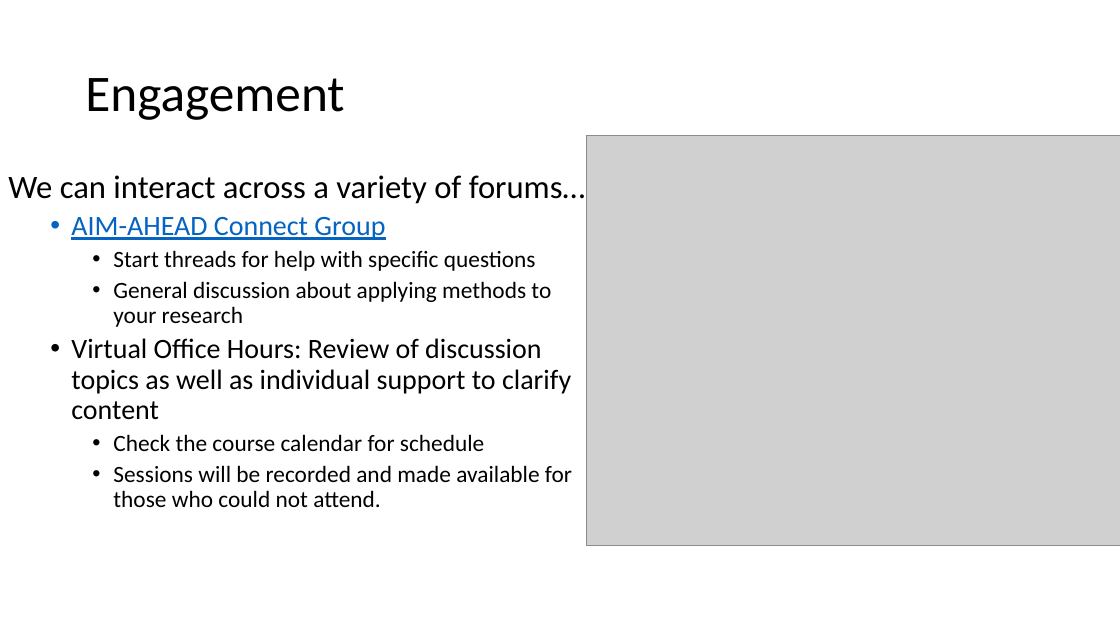
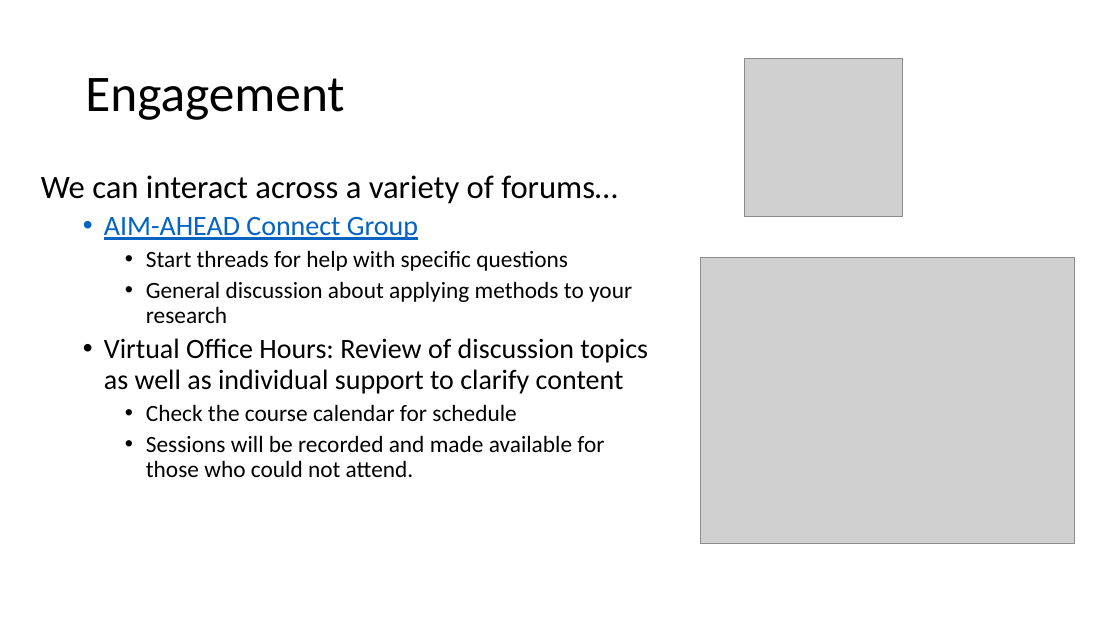
Before and after one commit to ICBI/AIMAHEAD_GU, a slide deck: slide 6 of Courses/ML_Concepts/orientation.pptx. Drawn at 1120x630 pixels with LibreOffice and Linux fonts; fonts in the diff are those of the drawing; grey boxes stand for pictures. Boxes give left, top, right and bottom in pixels: in the first picture for what was removed or moved away, otherwise in the second. Text is boxed around its words. In the diff, an @@ line names an element or a change of style, - is before the commit and + after.

```diff
--- a/Courses/ML_Concepts/orientation.pptx
+++ b/Courses/ML_Concepts/orientation.pptx
@@ picture added at (744,58,902,216) @@
@@ text "We can interact across a ..." rewrapped from (8,175,585,507) to (41,175,648,477) @@
@@ picture: place and size @@
-picture at (586,135,1120,545)
+picture at (701,257,1075,544)
```
Also in this commit, not shown: 1 other slide changed, 4 other files.
